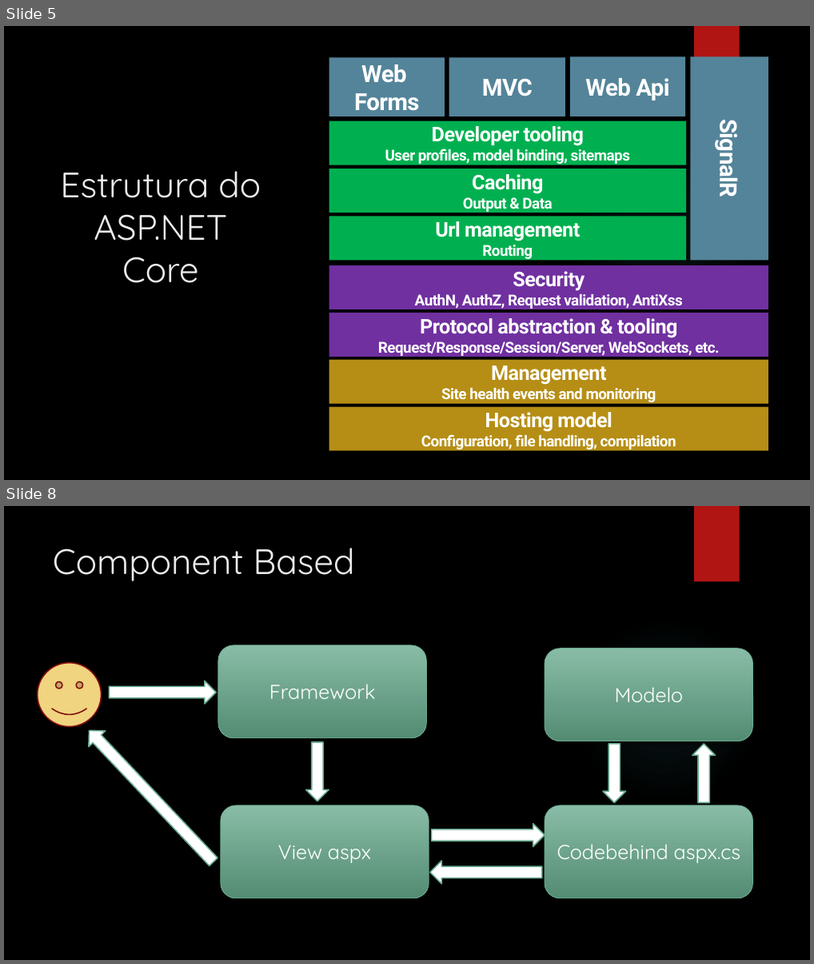
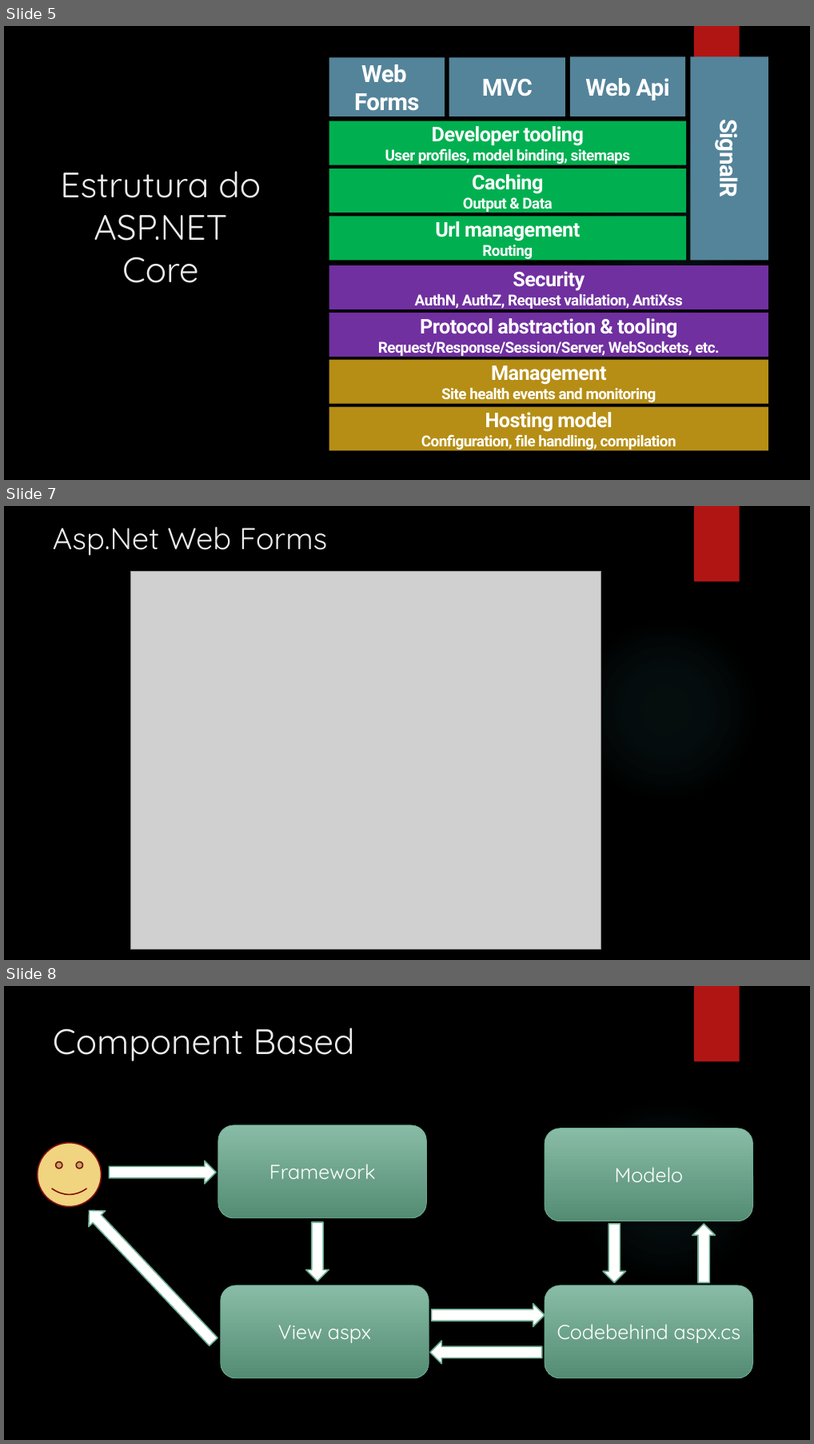
Before and after one commit to leolana/AspnetMvcLab, a slide deck: Presentation/AspNetMvc.pptx. Shown one above the other, each under a label of ours: slides 5 and 8 before the commit, slides 5, 7 and 8 after it; the slides between them are not shown. The pictures are 814x964 and 814x1444 pixels, drawn with LibreOffice and Linux fonts; fonts in the diff are those of the drawing; grey boxes stand for pictures; background and template pictures are left out. Boxes give left, top, right and bottom in pixels: in the first picture for what was removed or moved away, otherwise in the second. Text is boxed around its words. In the diff, an @@ line names an element or a change of style, - is before the commit and + after.

```diff
--- a/Presentation/AspNetMvc.pptx
+++ b/Presentation/AspNetMvc.pptx
@@ slide 7 added at <box>4,506,810,960</box>, background picture (left out); not listed: 2 template elements that a slide beside it also shows @@
@@ title added at <box>53,527,327,556</box>, 36 pt, text #EBEBEB @@
+Asp.Net Web Forms
@@ picture added at <box>131,572,602,949</box> @@
```
Also in this commit, not shown: 16 slides changed, 1 slide removed.
